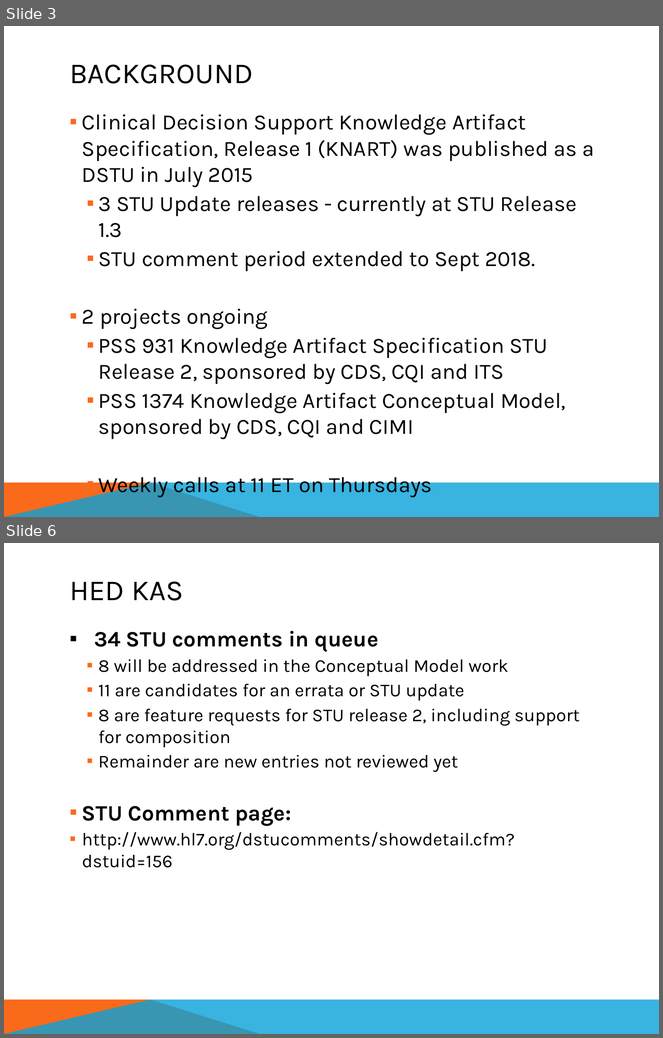
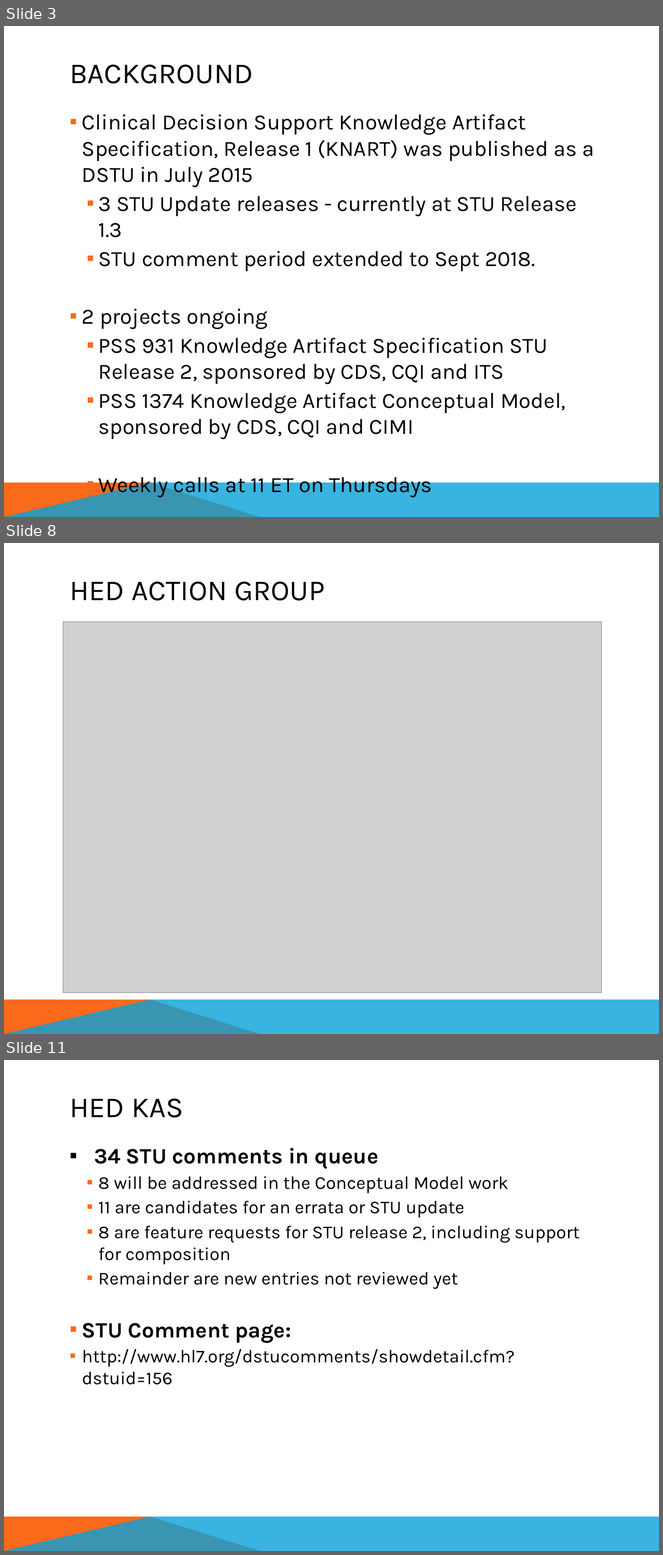
Before and after one commit to HL7/composite-knart, a slide deck: Documents/HL7_KNART_MSY_Jan2018.pptx. Shown one above the other, each under a label of ours: slides 3 and 6 before the commit, slides 3, 8 and 11 after it; the slides between them are not shown. The pictures are 663x1038 and 663x1555 pixels, drawn with LibreOffice and Linux fonts; fonts in the diff are those of the drawing; grey boxes stand for pictures. Boxes give left, top, right and bottom in pixels: in the first picture for what was removed or moved away, otherwise in the second. Text is boxed around its words. In the diff, an @@ line names an element or a change of style, - is before the commit and + after.

```diff
--- a/Documents/HL7_KNART_MSY_Jan2018.pptx
+++ b/Documents/HL7_KNART_MSY_Jan2018.pptx
@@ slide 8 added at (x1=4, y1=543, x2=659, y2=1034), background #FFFFFF; not listed: 2 template elements that a slide beside it also shows @@
@@ title added at (x1=70, y1=581, x2=325, y2=601), 32 pt, text #000000 @@
+HED ACTION GROUP
@@ picture added at (x1=63, y1=622, x2=601, y2=993) @@
@@ what was slide 6 is now slide 11 @@
```
Also in this commit, not shown: 4 slides changed, 7 other slides added, 1 slide removed, 1 other file.
